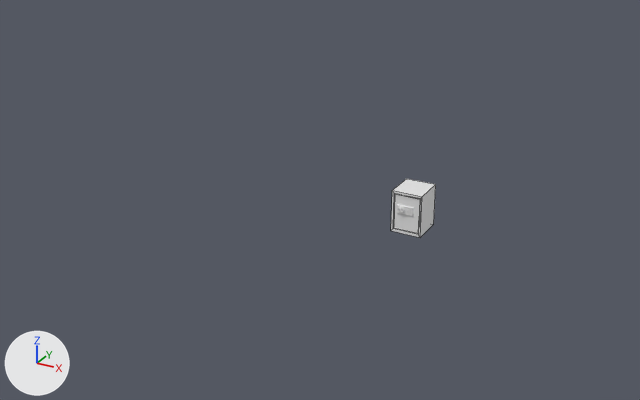
The FBX model Assets/Models/Safe/safe.fbx as it was, and as the next commit left it.
Before and after are seen from a 50 mm camera at (3.46, -8.27, 4.33) aimed at (-1.26, 0.32, 0.03). The lights are fixed; the arrows at lower left show +X, +Y and +Z. Mesh edges are drawn as thin lines on the coarser meshes. Where no turn or scale is listed for an object, it has been applied to the vertices.

Names of what the first picture shows: 'body', 'door'.
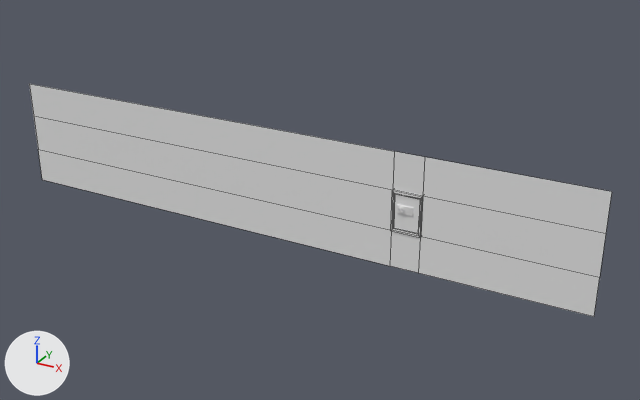
Pixel boxes (x1, y1, x2, y2) of what changed, in the pictures (640 x 400 px):
'wall', added: after (29, 84, 612, 317)
'body', unchanged, covered by the edit: before (391, 179, 436, 237); after (391, 190, 423, 237)

Edits to the bpy script that builds the scene:
```text
Add me_body_002:
    me_body_002.from_pydata([(-5.57, 0.02, -0.63), (2.13, 0.02, -0.63), (-5.57, 0.02, 0.77), (2.13, 0.02, 0.77), (0.18, 0.02, -0.63), (0.18, 0.02, 0.77), (-0.18, 0.02, 0.77), (-0.18, 0.02, -0.63), (-5.57, 0.02, 0.32), (2.13, 0.02, 0.32), (0.18, 0.02, 0.32), (-0.18, 0.02, 0.32), (-5.57, 0.02, -0.18), (2.13, 0.02, -0.18), (0.18, 0.02, -0.18), (-0.18, 0.02, -0.18)], [], [(10, 9, 3, 5), (11, 10, 5, 6), (8, 11, 6, 2), (12, 15, 11, 8), (14, 13, 9, 10), (4, 1, 13, 14), (7, 4, 14, 15), (0, 7, 15, 12)])
Add ob_wall:
    ob_wall = bpy.data.objects.new('wall', me_body_002)
    ob_wall.location = (0.0, 0.0, 0.18)
```
